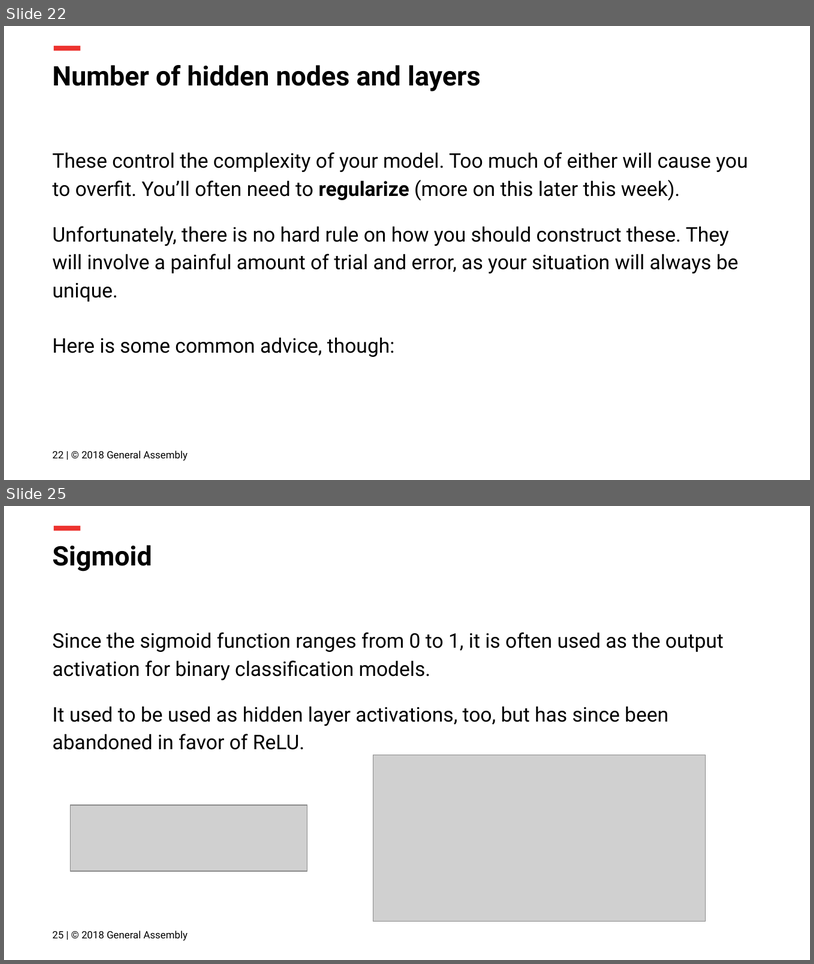
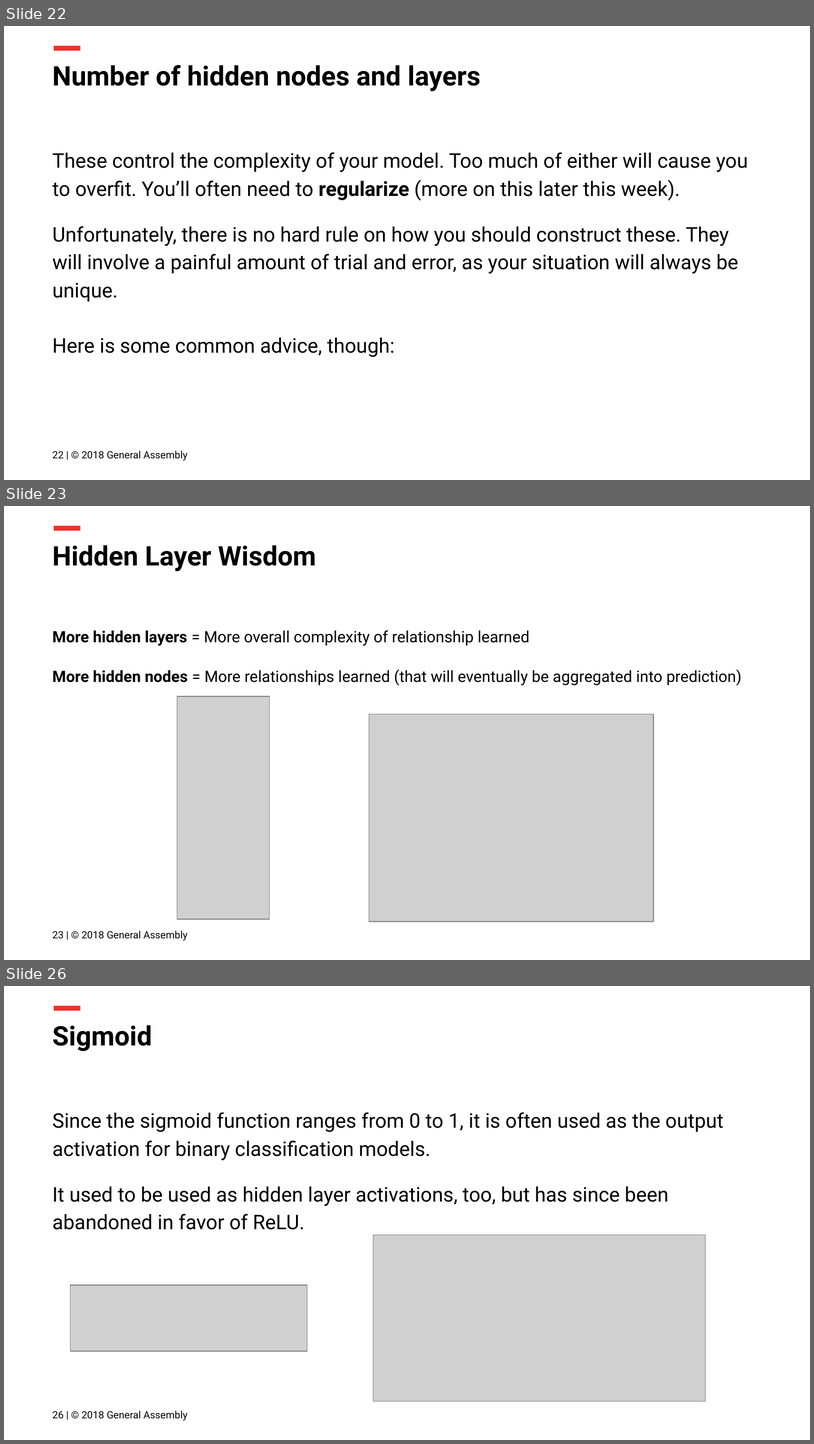
Before and after one commit to ga-curriculum/lesson-intro-nn, a slide deck: Intro to NNs.pptx. Shown one above the other, each under a label of ours: slides 22 and 25 before the commit, slides 22, 23 and 26 after it; the slides between them are not shown. The pictures are 814x964 and 814x1444 pixels, drawn with LibreOffice and Linux fonts; fonts in the diff are those of the drawing; grey boxes stand for pictures; background and template pictures are left out. Boxes give left, top, right and bottom in pixels: in the first picture for what was removed or moved away, otherwise in the second. Text is boxed around its words. In the diff, an @@ line names an element or a change of style, - is before the commit and + after.

```diff
--- a/Intro to NNs.pptx
+++ b/Intro to NNs.pptx
@@ slide 23 added at bbox=[4, 506, 810, 960], background #FFFFFF; not listed: 1 template element that a slide beside it also shows @@
@@ title added at bbox=[53, 545, 316, 571], 24 pt, text #000000, bold @@
+Hidden Layer Wisdom
@@ text added at bbox=[53, 630, 742, 685], 14 pt, text #000000 @@
+More hidden layers = More overall complexity of relationship learned
+More hidden nodes = More relationships learned (that will eventually be aggregated into prediction)
@@ picture added at bbox=[177, 696, 270, 919] @@
@@ picture added at bbox=[369, 714, 654, 921] @@
@@ text added at bbox=[53, 930, 188, 940], 9 pt, text #000000 @@
+23 | © 2018 General Assembly
@@ what was slide 25 is now slide 26 @@
@@ text at bbox=[53, 1410, 188, 1420]: text changed @@
-25 | © 2018 General Assembly
+26 | © 2018 General Assembly
```
Also in this commit, not shown: 4 slides changed, 3 other slides added, 3 other files.
